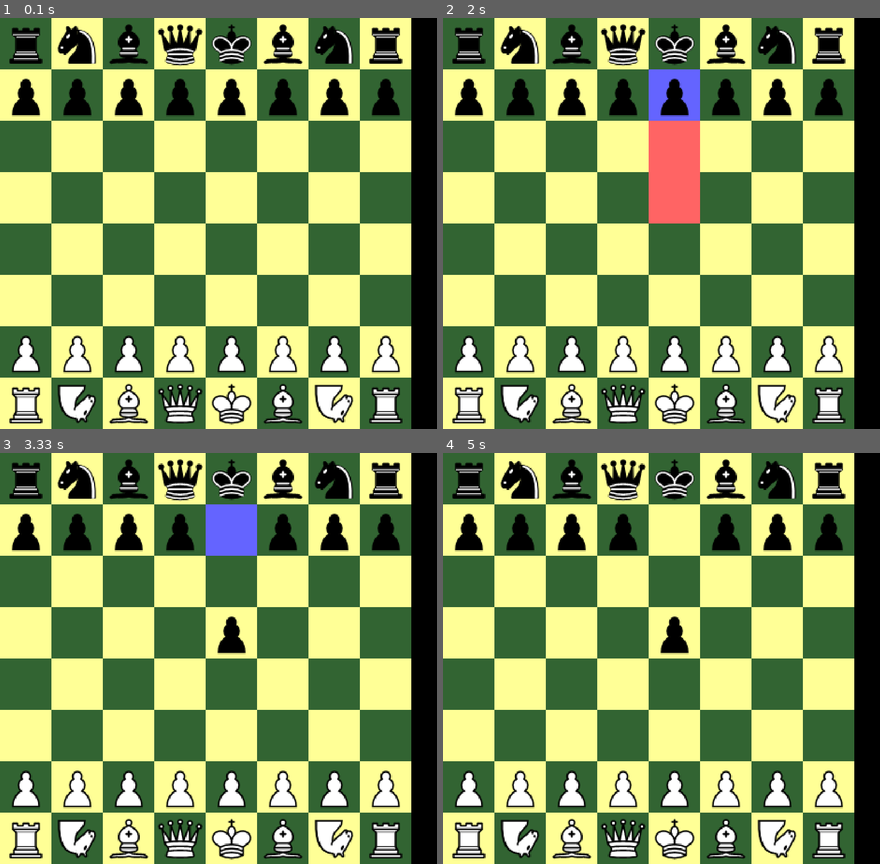
Above: before the commit, frames 1-4 (two rows, left to right).
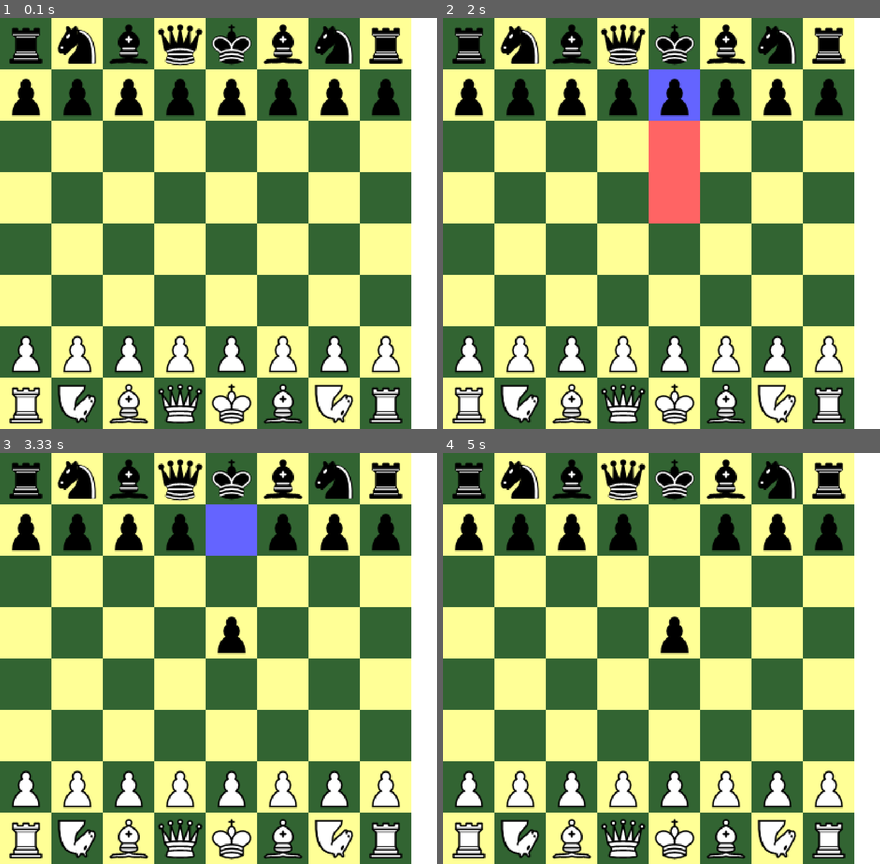
Above: after the commit, the same moments.

Repository: EricZhou-Krey/A-Level-Chess-Algorithm
Game: pygame game, started from pygame_scene/scenehandler.py
The game is run twice, just before and just after one commit, with the same random seed, the same clock (stepped at 60 frames per second) and the same inputs.
Inputs (mouse positions are in pixels of both pictures, inside the frame that each line leads up to):
- Up to frame 1 (0.1 s): no input
- Up to frame 2 (2 s): press the mouse at (556, 227) at 0.37 s; move the mouse to (630, 272) at 0.47 s; release the mouse at (705, 313) at 0.6 s; press the mouse at (556, 227) at 0.7 s; move the mouse to (635, 244) at 0.8 s; release the mouse at (713, 260) at 0.93 s; click (670, 83) at 1.05 s; press the mouse at (670, 83) at 1.37 s; move the mouse to (722, 186) at 1.47 s; release the mouse at (775, 289) at 1.6 s; press the mouse at (670, 83) at 1.7 s; move the mouse to (740, 207) at 1.8 s; release the mouse at (814, 330) at 1.93 s
- Up to frame 3 (3.33 s): press the mouse at (227, 518) at 2.03 s; move the mouse to (270, 551) at 2.13 s; release the mouse at (310, 584) at 2.27 s; press the mouse at (227, 518) at 2.37 s; move the mouse to (270, 539) at 2.47 s; release the mouse at (314, 559) at 2.6 s; click (235, 642) at 2.75 s; press the mouse at (227, 518) at 3.2 s; move the mouse to (157, 666) at 3.3 s
- Up to frame 4 (5 s): release the mouse at (530, 810) at 3.43 s; press the mouse at (670, 518) at 3.53 s; move the mouse to (622, 605) at 3.63 s; release the mouse at (574, 691) at 3.77 s; press the mouse at (670, 518) at 3.87 s; move the mouse to (731, 637) at 3.97 s; release the mouse at (796, 757) at 4.1 s; press the mouse at (670, 518) at 4.2 s; move the mouse to (652, 526) at 4.3 s; release the mouse at (635, 535) at 4.43 s; press the mouse at (670, 518) at 4.53 s; move the mouse to (613, 625) at 4.63 s; release the mouse at (552, 728) at 4.77 s; press the mouse at (670, 518) at 4.87 s; move the mouse to (587, 551) at 4.97 s

The runs differ from the first frame. In frame 1, 5.9% of the frame differs, in the area x 94-100%, y 0-100%; in frame 2, 5.9%; in frame 3, 5.9%; in frame 4, 5.9%.

Commit message:
semi-working evaluation component with background thread, current queue request problem

Diff:
--- a/bitboard.py
+++ b/bitboard.py
@@ -675,7 +675,7 @@
 
         return legal_move_dict, legal_key_index
     @property
-    def split_move_dict(self) -> dict[({int,int}, {str,int}), ({int,int}, {str,int})]:
+    def split_move_dict(self) -> dict[Enum, (dict[int,int], dict[str,int])]:
         move_dict, key_index = self.legal_move_dict
         w_move_dict = {}
         w_key = {}
--- a/enginepy.py
+++ b/enginepy.py
@@ -29,6 +29,7 @@
         self.__STRATEGICAL_WEIGHT = engine_data["STRATEGICAL_WEIGHT"]
         self.__STRATEGICAL_WEIGHT = {key:(format_table(value) if key in ["MOBILITY", "EMOBILITY"] else value) for key, value in self.__STRATEGICAL_WEIGHT.items()}
 
+        self.move_evaluation = {}
         self.bitboard = bitboard
         self.enum_piece_to_name = {
             BitBoard.piece.PAWN : "PAWN",
@@ -440,6 +441,7 @@
 
         while within_maxes() and current_depth <= self.__current_highest_depth and type(move_evaluation) == dict:
             if current_depth == 0:
+                self.move_evaluation = move_evaluation
                 self.__current_highest_depth += 1
 
             sorted_moves = sort_move_evaluation_keys(move_evaluation)
--- a/pygame_scene/scenehandler.py
+++ b/pygame_scene/scenehandler.py
@@ -84,10 +84,7 @@
 
 if __name__ == "__main__":
     pygame.init()
-    board = "rnbqkbnrpppppppp................................PPPPPPPPRNBQKBNR"
-    bitboard = BitBoard(board)
-    engine = Engine(bitboard)
     window = SceneHandler((850,800), "test")
-    pvc = PlayerVsComputer(800, 800, engine, bitboard)
-    window.add_scene(pvc).add_scene(EvaluationBar(50, 800, pvc))
+    pvc = PlayerVsComputer(800, 800)
+    window.add_scene(pvc).add_scene(EvaluationBar(50, pvc))
     window.run()
--- a/pygame_scene/scenes/scene.py
+++ b/pygame_scene/scenes/scene.py
@@ -1,4 +1,4 @@
-import pygame, sys, time
+import pygame, sys, time, threading, copy, math
 sys.path.append("../A-Level-Chess-Algorithm")
 from enum import Enum
 from bitboard import BitBoard
@@ -54,7 +54,6 @@
         Parent class that stores the local points and dimensions in scenes that are needede to assign local points
         to each of the scenes
         """
-        self.observers = []
         self.local_point = None
         self.dimensions = Vector(width, height)
 
@@ -65,16 +64,17 @@
         # Default white rect on dimensions area
         pygame.draw.rect(window, (255,255,255), pygame.Rect(self.local_point.x, self.local_point.y, self.dimensions.x, self.dimensions.y))
 
-class PlayerVsComputer(Scene):
-    def __init__(self, width, height, input_engine=None, input_bitboard=None):
+class GameScene(Scene):
+    TURN = Enum("TURN", ["PLAYER", "COMPUTER"])
+    def __init__(self, width, height, bitboard=None):
         super().__init__(width, height)
-
+        self.observers : list[GameObserver] = []
         """
         Piece images are loaded, resized and stored in a dictionary with their associated display notation used by the notation board
         """
 
-        self.__updated_display_image = lambda self, image : pygame.transform.scale(image, (self.dimensions.x // 8, self.dimensions.y // 8))
-        self.notation_to_image = {name:self.__updated_display_image(self, image) for name, image in \
+        self._updated_display_image = lambda self, image : pygame.transform.scale(image, (self.dimensions.x // 8, self.dimensions.y // 8))
+        self.notation_to_image = {name:self._updated_display_image(self, image) for name, image in \
         zip(['p', 'r', 'b', 'n', 'q', 'k', 'P', 'R', 'B', 'N', 'Q', 'K'], \
 
         [pygame.image.load("Chess Piece Image/Chess_" + image_reference + ".svg").convert_alpha() for image_reference in \
@@ -85,16 +85,14 @@
         class with this instance of the PlayerVsComputer scene
         """
 
-        if not(input_bitboard or input_engine):
+        if not(bitboard):
             board = "rnbqkbnrpppppppp................................PPPPPPPPRNBQKBNR"
             self.bitboard = BitBoard(board)
-            self.engine = Engine(self.bitboard)
-        else:
-            self.bitboard = input_bitboard
-            self.engine = input_engine
-
-        """
-        Then the notation board is extracted from the newly linked bitboard and formatted into a list with correct notation
+        else:
+            self.bitboard = bitboard
+
+        """
+        The notation board is extracted from the newly linked bitboard and formatted into a list with correct notation
         to refer to the images loaded previously
         """
         self.within_board = lambda vector : self.local_point.x < vector.x < self.local_point.x + self.dimensions.x and \
@@ -104,20 +102,43 @@
         self.vector_in_local_area = lambda vector : (self.local_point.x < vector.x < self.local_point.x + self.dimensions.x) and \
                         (self.local_point.y < vector.y < self.local_point.y + self.dimensions.y)
 
-        self.__updated_display_board = lambda self : [row[:15].split(" ") for row in self.bitboard.board_formatted[:141].split("\n")[:9]]
-        self.notation_board = self.__updated_display_board(self)
+        self._updated_display_board = lambda self : [row[:15].split(" ") for row in self.bitboard.board_formatted[:141].split("\n")[:9]]
+        self.notation_board = self._updated_display_board(self)
+
+        self.current_turn = [BitBoard.colour.WHITE]
+
+    @staticmethod
+    def switch_colour(current_turn:list) -> None:
+        current_turn[0] = current_turn[0] = BitBoard.colour.BLACK if current_turn[0] == BitBoard.colour.WHITE else BitBoard.colour.WHITE
+
+    def resize(self, height, width):
+        self.dimensions.x = self.dimensions.y = min(height, width)
+        for key, image in self.notation_to_image.items(): self.notation_to_image[key] = self._updated_display_image(self, image)
+        for observer in self.observers:
+            observer.resize_signal(self)
+
+    def update_board(self, move):
+        self.bitboard.apply_move(move)
+        self._legal_moves = self.bitboard.split_move_dict[self.current_turn[0]][0]
+        self.notation_board = self._updated_display_board(self)
+        for observer in self.observers:
+            observer.update_board_signal(self)
+
+class PlayerVsComputer(GameScene):
+    def __init__(self, width, height, bitboard=None):
+        super().__init__(width, height, bitboard)
+
+        self.evaluation_component = EvaluationComponent(self)
 
         """
         Values used in subroutines
         """
 
-        self.TURN = Enum("TURN", ["PLAYER", "COMPUTER"])
         self.DRAG_DELAY = 0.5
         self.__mouse_held_position = None
         self.__drag_start_time = None
-        self.__current_turn = self.TURN.PLAYER
         self.__selected_tile = None
-        self.__legal_moves = self.bitboard.legal_move_dict[0]
+        self._legal_moves = self.bitboard.legal_move_dict[0]
 
         """
         GUI colours for different features of the scene will be moved to json file later
@@ -130,21 +151,19 @@
 
     def while_event(self, event):
         mouse_to_vector = lambda mouse_x, mouse_y : Vector(mouse_x, mouse_y) // (self.dimensions // 8)
-        def update_board_if_legal_move(to_vector : Vector):
+        def make_move_if_legal(to_vector : Vector):
             from_index = (7 - self.__selected_tile.y) * 8 + (self.__selected_tile.x)
             to_index = (7 - to_vector.y) * 8 + (to_vector.x)
-
-            move = (self.bitboard.index_to_piece_key(from_index), from_index, to_index)
-
-            if move[1] in self.__legal_moves.keys():
-                if move[2] in self.__legal_moves[move[1]]:
-                    self.update_board(move)
-
             self.__selected_tile = None
-
-        def resize_event():
-            self.dimensions.x = self.dimensions.y = min(event.h, event.w)
-            for key, image in self.notation_to_image.items(): self.notation_to_image[key] = self.__updated_display_image(self, image)
+            try:
+                move_piece, move_colour = self.bitboard.index_to_piece_key(from_index)
+            except:
+                return
+            move = ((move_piece, move_colour), from_index, to_index)
+
+            if move[1] in self._legal_moves.keys():
+                if move[2] in self._legal_moves[move[1]]:
+                    self.make_move(move)
 
         def click_event():
             match event.button:
@@ -153,7 +172,7 @@
                     self.__mouse_held_position = Vector(mouse_x, mouse_y)
                     if self.vector_in_local_area(Vector(mouse_x, mouse_y)):
                         if self.__selected_tile:
-                            update_board_if_legal_move(mouse_to_vector(mouse_x, mouse_y))
+                            make_move_if_legal(mouse_to_vector(mouse_x, mouse_y))
                         else:
                             self.__selected_tile = Vector(mouse_x, mouse_y) // (self.dimensions // 8)
                             self.__drag_start_time = time.time()
@@ -168,7 +187,7 @@
                     if self.vector_in_local_area(Vector(mouse_x, mouse_y)):
                         if (time.time() - self.__drag_start_time) > self.DRAG_DELAY:
                             if self.__selected_tile:
-                                update_board_if_legal_move(mouse_to_vector(mouse_x, mouse_y))
+                                make_move_if_legal(mouse_to_vector(mouse_x, mouse_y))
 
         def mouse_motion_event():
             if self.__selected_tile and self.__mouse_held_position:
@@ -176,7 +195,7 @@
 
         match event.type:
             case pygame.VIDEORESIZE:
-                resize_event()
+                self.resize(event.h, event.w)
             case pygame.MOUSEBUTTONDOWN:
                 click_event()
             case pygame.MOUSEBUTTONUP:
@@ -187,8 +206,8 @@
     def draw(self, window):
         def draw_board():
             tilesize = self.dimensions // 8
-            if self.__selected_tile and self.vector_to_index(self.__selected_tile) in self.__legal_moves.keys():
-                legal_move_vectors = [self.index_to_vector(index) if type(index) is int else self.index_to_vector(index[0]) for index in self.__legal_moves[self.vector_to_index(self.__selected_tile)]]
+            if self.__selected_tile and self.vector_to_index(self.__selected_tile) in self._legal_moves.keys():
+                legal_move_vectors = [self.index_to_vector(index) if type(index) is int else self.index_to_vector(index[0]) for index in self._legal_moves[self.vector_to_index(self.__selected_tile)]]
             else: legal_move_vectors = []
 
             selected_piece_drag_position = selected_notation = None
@@ -217,29 +236,61 @@
 
         draw_board()
 
-    def update_board(self, move):
-        self.bitboard.apply_move(move)
-        self.__legal_moves = self.bitboard.legal_move_dict[0]
-        self.notation_board = self.__updated_display_board(self)
-        for observer in self.observers:
-            observer.update_board_signal(self.bitboard)
+    def make_move(self, move):
+        self.switch_colour(self.current_turn)
+        super().update_board(move)
+        #vreating new thread too slowly in succession, should create queue system to manage the requests
+        self.evaluation_component.update_thread(move)
+
+class EvaluationComponent():
+    def __init__(self, parent : GameScene) -> None:
+        self.bitboard = parent.bitboard
+        self.current_turn = parent.current_turn
+        self.update_queue = []
+        self.__last_move = None # chage to list queue
+        self.__evaluation_threads = [EvaluationThread(self)]
+        self.__evaluation_threads[-1].start()
+
+    def update_thread(self, move:tuple):
+        self.__last_move = move
+        self.__evaluation_threads[-1].engine.max_time = 0
+
+    def create_new_thread(self, move_evaluation):
+        self.__evaluation_threads.append(EvaluationThread(self, move_evaluation[self.__last_move] \
+            if type(move_evaluation[self.__last_move]) is dict else None))
+        self.__evaluation_threads[-1].start()
+
+class EvaluationThread(threading.Thread):
+    def __init__(self, evaluation_component : EvaluationComponent, move_evaluation : dict = None) -> None:
+        super().__init__()
+        self.parent = evaluation_component
+        self.static_bitboard = self.parent.bitboard
+        self.engine = Engine(copy.deepcopy(self.static_bitboard))
+        self.move_evaluation = move_evaluation
+        self.best_moves = Engine.find_ordered_move_eval(self.move_evaluation) if self.move_evaluation else []
+
+    def run(self):
+        self.engine.max_time = math.inf
+        self.move_evaluation = self.engine.min_max_dict(current_colour=self.parent.current_turn[0])
+        self.parent.create_new_thread(self.move_evaluation)
 
 class GameObserver(Scene):
     def __init__(self, width, height, game_scene : Scene):
         super().__init__(width, height)
         game_scene.observers.append(self)
+
+    def draw(self, window):
+        pygame.draw.rect(window, (255,255,255), pygame.Rect(self.local_point.x, self.local_point.y, self.dimensions.x, self.dimensions.y))
+
+    def resize_signal(self, parent : GameScene):
+        pass
+
+    def update_board_signal(self, parent : GameScene):
+        pass
+
+class EvaluationBar(GameObserver):
+    def __init__(self, width, game_scene : Scene, height=0):
+        super().__init__(width, height, game_scene)
+        self.dimensions.y = game_scene.dimensions.y
         self.__current_move_eval = None
         self.__current_move = None
-
-    def draw(self, window):
-        pass
-
-    def resize_signal(self):
-        pass
-
-    def update_board_signal(self, bitboard : BitBoard):
-        pass
-
-class EvaluationBar(GameObserver):
-    def __init__(self, width, height, game_scene : Scene):
-        super().__init__(width, height, game_scene)
